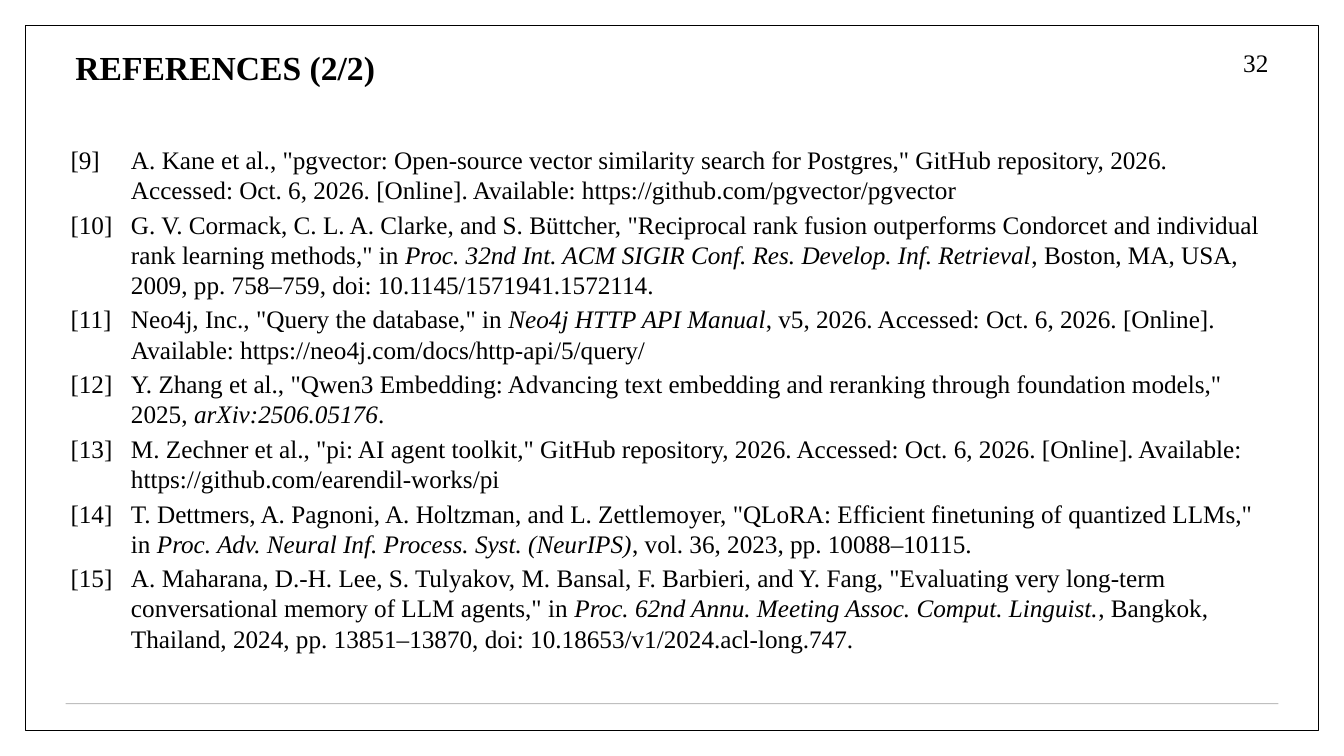
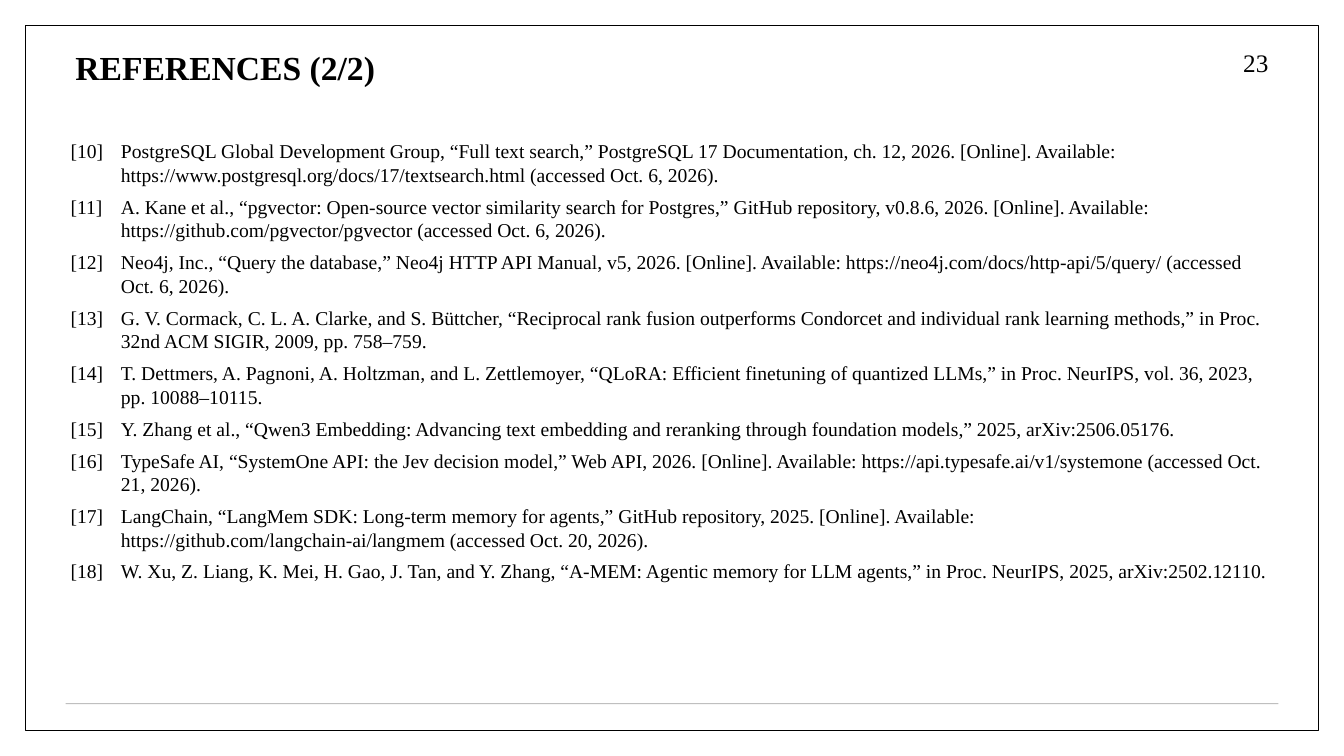
Before and after one commit to aryaniyaps/sdp-2026, a slide deck: slide 23 of P1_R2_13.pptx (slide 32 before the commit). Drawn at 1344x756 pixels with LibreOffice and Linux fonts; fonts in the diff are those of the drawing. Boxes give left, top, right and bottom in pixels: in the first picture for what was removed or moved away, otherwise in the second. Text is boxed around its words. In the diff, an @@ line names an element or a change of style, - is before the commit and + after.

```diff
--- a/P1_R2_13.pptx
+++ b/P1_R2_13.pptx
@@ page number at [1243,55,1268,73]: text changed @@
-32
+23
@@ text at [71,144,1266,583]: text changed; size 18 to 14 pt @@
-[9] A. Kane et al., "pgvector: Open-source vector similarity search for Postgres," GitHub repository, 2026. Accessed: Oct. 6, 2026. [Online]. Available: https://github.com/pgvector/pgvector
-[10] G. V. Cormack, C. L. A. Clarke, and S. Büttcher, "Reciprocal rank fusion outperforms Condorcet and individual rank learning methods," in Proc. 32nd Int. ACM SIGIR Conf. Res. Develop. Inf. Retrieval, Boston, MA, USA, 2009, pp. 758–759, doi: 10.1145/1571941.1572114.
-[11] Neo4j, Inc., "Query the database," in Neo4j HTTP API Manual, v5, 2026. Accessed: Oct. 6, 2026. [Online]. Available: https://neo4j.com/docs/http-api/5/query/
-[12] Y. Zhang et al., "Qwen3 Embedding: Advancing text embedding and reranking through foundation models," 2025, arXiv:2506.05176.
-[13] M. Zechner et al., "pi: AI agent toolkit," GitHub repository, 2026. Accessed: Oct. 6, 2026. [Online]. Available: https://github.com/earendil-works/pi
-[14] T. Dettmers, A. Pagnoni, A. Holtzman, and L. Zettlemoyer, "QLoRA: Efficient finetuning of quantized LLMs," in Proc. Adv. Neural Inf. Process. Syst. (NeurIPS), vol. 36, 2023, pp. 10088–10115.
-[15] A. Maharana, D.-H. Lee, S. Tulyakov, M. Bansal, F. Barbieri, and Y. Fang, "Evaluating very long-term conversational memory of LLM agents," in Proc. 62nd Annu. Meeting Assoc. Comput. Linguist., Bangkok, Thailand, 2024, pp. 13851–13870, doi: 10.18653/v1/2024.acl-long.747.
+[10] PostgreSQL Global Development Group, “Full text search,” PostgreSQL 17 Documentation, ch. 12, 2026. [Online]. Available: https://www.postgresql.org/docs/17/textsearch.html (accessed Oct. 6, 2026).
+[11] A. Kane et al., “pgvector: Open-source vector similarity search for Postgres,” GitHub repository, v0.8.6, 2026. [Online]. Available: https://github.com/pgvector/pgvector (accessed Oct. 6, 2026).
+[12] Neo4j, Inc., “Query the database,” Neo4j HTTP API Manual, v5, 2026. [Online]. Available: https://neo4j.com/docs/http-api/5/query/ (accessed Oct. 6, 2026).
+[13] G. V. Cormack, C. L. A. Clarke, and S. Büttcher, “Reciprocal rank fusion outperforms Condorcet and individual rank learning methods,” in Proc. 32nd ACM SIGIR, 2009, pp. 758–759.
+[14] T. Dettmers, A. Pagnoni, A. Holtzman, and L. Zettlemoyer, “QLoRA: Efficient finetuning of quantized LLMs,” in Proc. NeurIPS, vol. 36, 2023, pp. 10088–10115.
+[15] Y. Zhang et al., “Qwen3 Embedding: Advancing text embedding and reranking through foundation models,” 2025, arXiv:2506.05176.
+[16] TypeSafe AI, “SystemOne API: the Jev decision model,” Web API, 2026. [Online]. Available: https://api.typesafe.ai/v1/systemone (accessed Oct. 21, 2026).
+[17] LangChain, “LangMem SDK: Long-term memory for agents,” GitHub repository, 2025. [Online]. Available: https://github.com/langchain-ai/langmem (accessed Oct. 20, 2026).
+[18] W. Xu, Z. Liang, K. Mei, H. Gao, J. Tan, and Y. Zhang, “A-MEM: Agentic memory for LLM agents,” in Proc. NeurIPS, 2025, arXiv:2502.12110.
```
Also in this commit, not shown: 12 other slides changed, 10 slides added, 19 slides removed, 1 other file.
